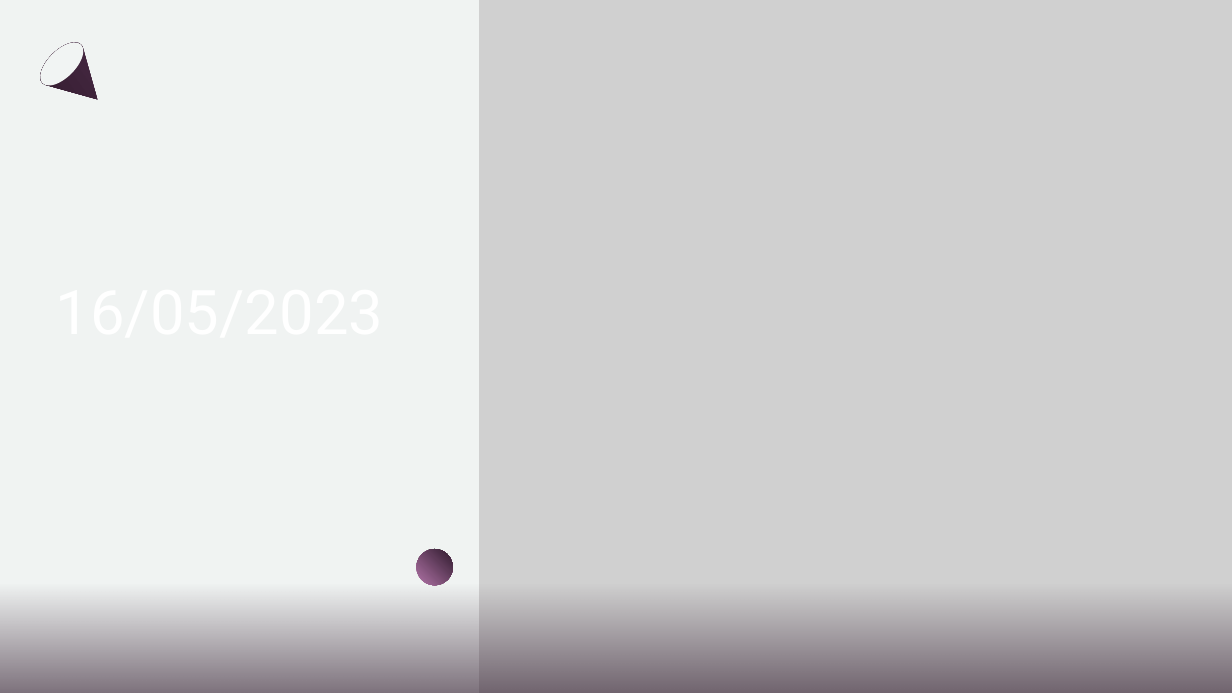
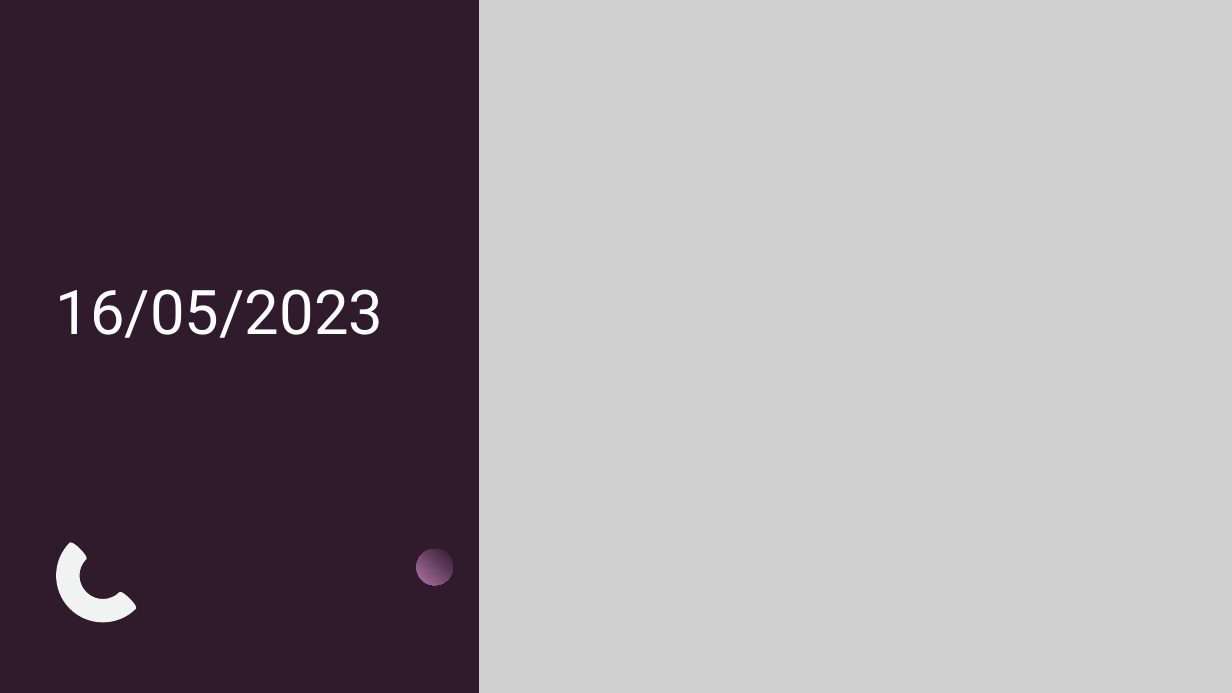
Before and after one commit to irisroatis/phd_year1_code_term2, a slide deck: slide 1 of ppt meetings/May 2023/Presentation2.pptx. Drawn at 1232x693 pixels with LibreOffice and Linux fonts; fonts in the diff are those of the drawing; grey boxes stand for pictures. Boxes give left, top, right and bottom in pixels: in the first picture for what was removed or moved away, otherwise in the second. Text is boxed around its words. In the diff, an @@ line names an element or a change of style, - is before the commit and + after.

```diff
--- a/ppt meetings/May 2023/Presentation2.pptx
+++ b/ppt meetings/May 2023/Presentation2.pptx
@@ rectangle removed at (0, 0, 1232, 693) @@
@@ freeform shape removed at (33, 35, 116, 119) @@
@@ ellipse removed at (33, 35, 90, 93) @@
@@ title added at (56, 289, 384, 338), 48 pt, text #FFFFFF @@
+16/05/2023
@@ group added at (36, 538, 140, 643): 2 freeform shapes, 2 ellipses @@
@@ rectangle removed at (0, 583, 1232, 693) @@
```
Also in this commit, not shown: 13 other slides changed, 12 other files.
